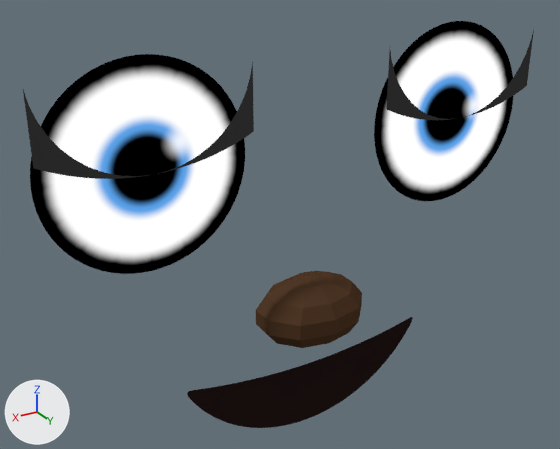
What one commit did to the Blender file blender/PlushyFaceKit_WIP.blend.
One viewpoint serves both versions: a camera (50 mm lens) standing at (1.39, 2.11, 0.87) and looking at (0.09, -0.07, -0.22). Lighting does not change. The marker at lower left points along +X, +Y and +Z. The older version comes first.

Names of what the first picture shows: 'Eyelid_Left', 'Eyelid_Right', 'Eyes', 'PlushyMouth', 'PlushyNose'.
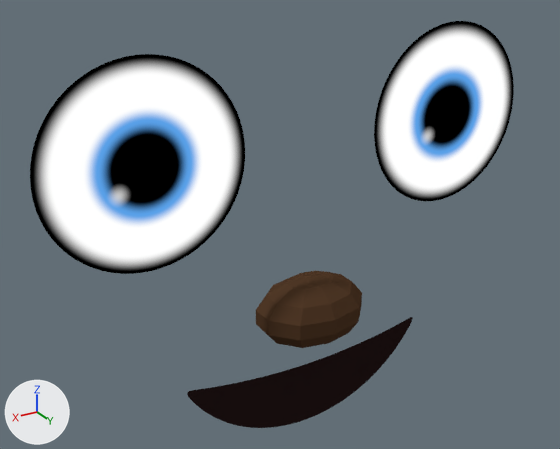
Changed parts and their boxes (x1, y1, x2, y2) in the pictures (560 x 449 px):
'Eyes', recoloured: (30, 21, 513, 273) in both
'Eyelid_Right', deleted: before (23, 62, 254, 179)
'Eyelid_Left', deleted: before (386, 30, 534, 120)

The change, as a list of edits to the scene's bpy script:
```text
Change mat_eye_inside_left:
    remove # nodes: CombineXYZ x2, Emission, Math x5, MixRGB, OutputMaterial, SeparateXYZ, TexCoord, ValToRGB x2, VectorMath x2
    nodes: Emission, Math x6, MixRGB, OutputMaterial, SeparateXYZ, TexCoord, ValToRGB x2, VectorMath x3
Change mat_eye_inside_right:
    remove # nodes: CombineXYZ x2, Emission, Math x5, MixRGB, OutputMaterial, SeparateXYZ, TexCoord, ValToRGB x2, VectorMath x2
    nodes: Emission, Math x6, MixRGB, OutputMaterial, SeparateXYZ, TexCoord, ValToRGB x2, VectorMath x3
Remove ob_eyelid_left:
    ob_eyelid_left = bpy.data.objects.new('Eyelid_Left', me_eyelid_left_003)
    ob_eyelid_left.location = (0.0, 0.0, 0.0)
Remove ob_eyelid_right:
    ob_eyelid_right = bpy.data.objects.new('Eyelid_Right', me_eyelid_right_003)
    ob_eyelid_right.location = (0.0, 0.0, 0.0)
```
